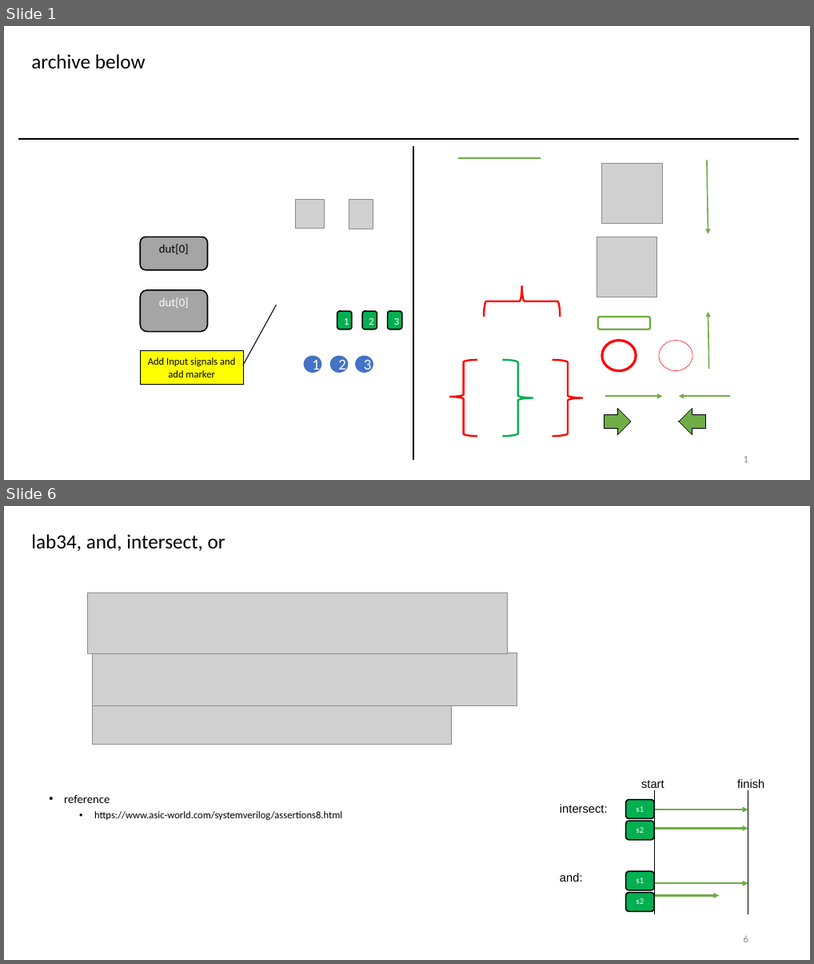
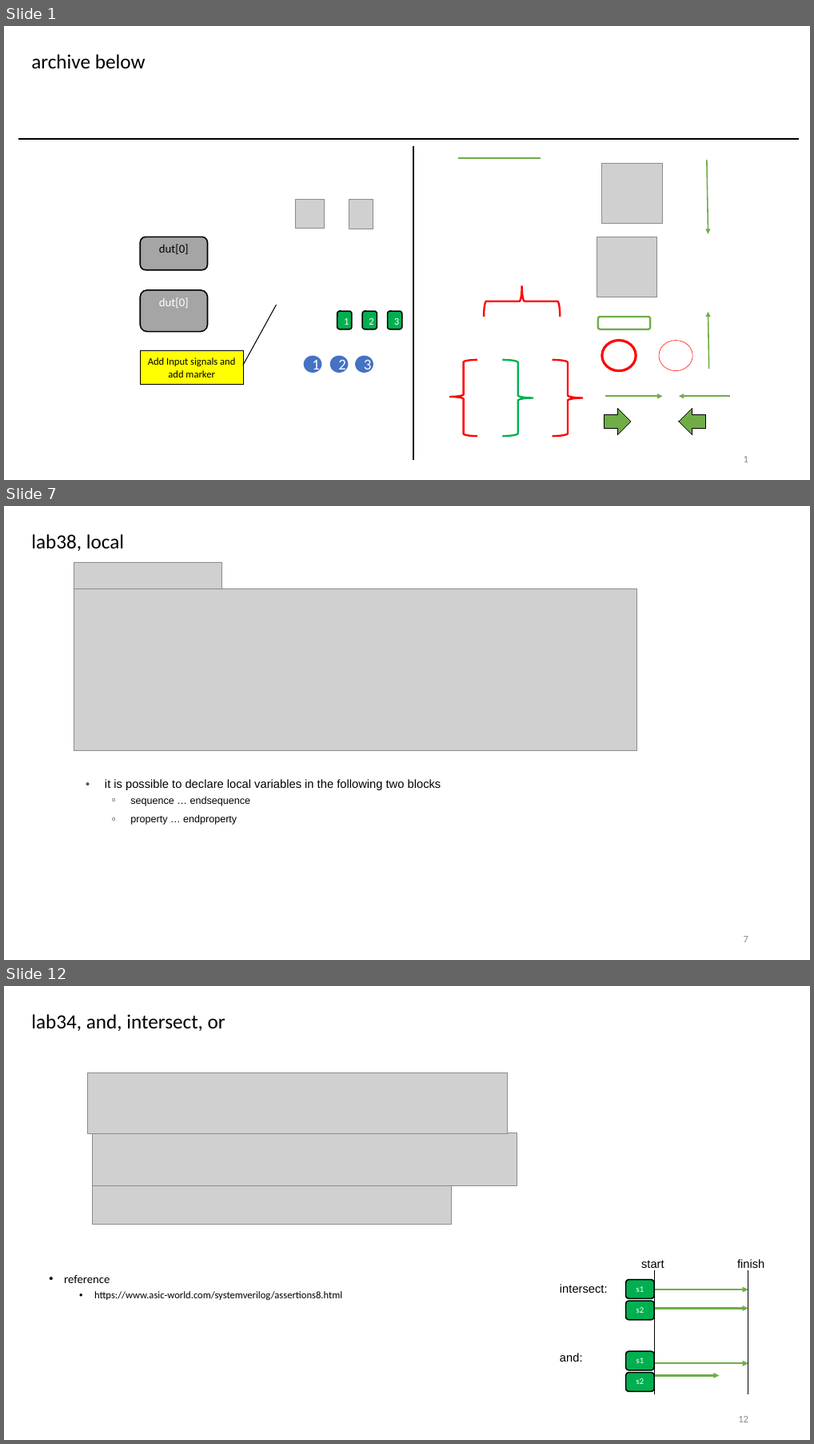
Before and after one commit to r06942072/study_sv, a slide deck: note.pptx. Shown one above the other, each under a label of ours: slides 1 and 6 before the commit, slides 1, 7 and 12 after it; the slides between them are not shown. The pictures are 814x964 and 814x1444 pixels, drawn with LibreOffice and Linux fonts; fonts in the diff are those of the drawing; grey boxes stand for pictures. Boxes give left, top, right and bottom in pixels: in the first picture for what was removed or moved away, otherwise in the second. Text is boxed around its words. In the diff, an @@ line names an element or a change of style, - is before the commit and + after.

```diff
--- a/note.pptx
+++ b/note.pptx
@@ slide 7 added at <box>4,506,810,960</box>, background #FFFFFF @@
@@ title added at <box>31,534,124,551</box>, 24 pt, text #000000 @@
+lab38, local
@@ picture added at <box>74,562,222,589</box> @@
@@ picture added at <box>74,588,638,751</box> @@
@@ text added at <box>105,779,442,824</box>, 14 pt, text #000000 @@
+• it is possible to declare local variables in the following two blocks
+  o sequence … endsequence
+  o property … endproperty
@@ page number added at <box>744,936,749,942</box>, 12 pt, text #8C8C8C @@
+7
@@ what was slide 6 is now slide 12 @@
@@ page number at <box>738,1416,749,1422</box>: text changed @@
-6
+12
```
Also in this commit, not shown: 2 slides changed, 7 other slides added, 2 slides removed, 12 other files.
